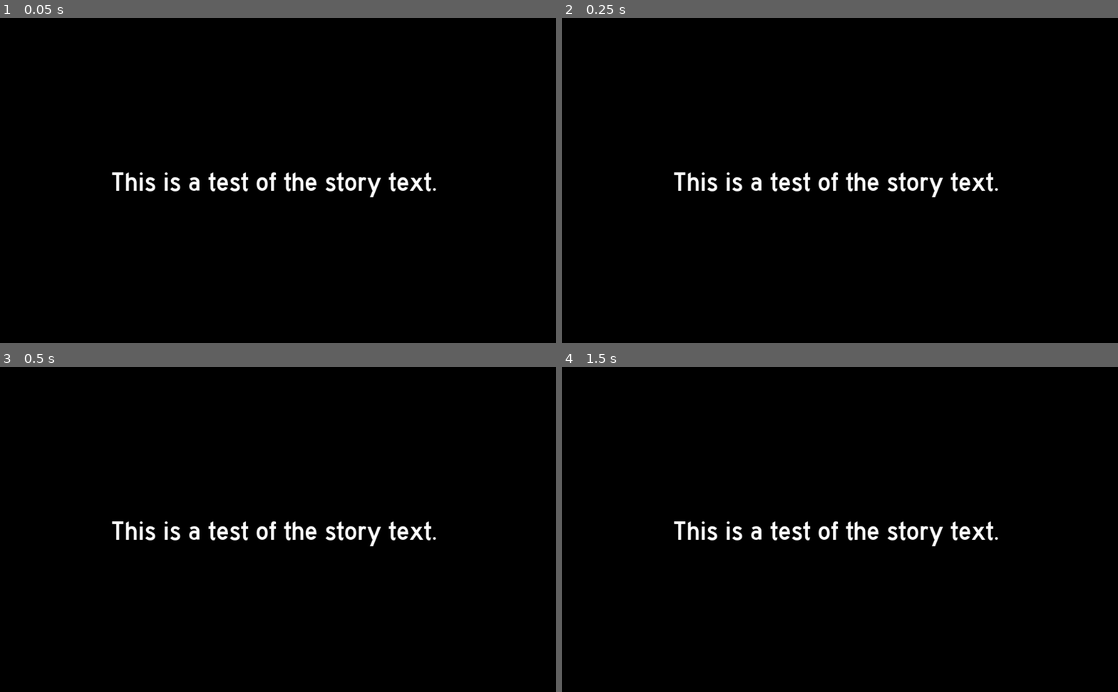
Above: before the commit, frames 1-4 (two rows, left to right).
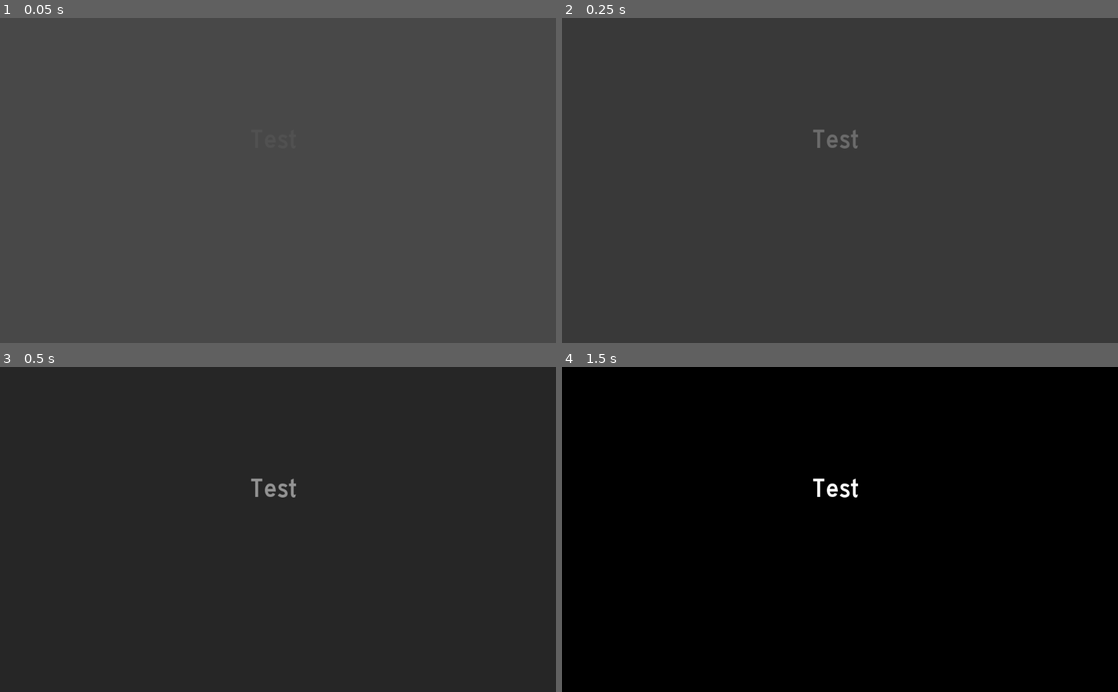
Above: after the commit, the same moments.

Repository: Hairic95/LD-46-project
Game: Godot game, scene res://Scenes/TextScene.tscn
Two runs of this game, one before a commit and one after it. Both use one fixed random seed, a clock stepped at 60 frames per second and the inputs below.
Inputs (mouse positions are in pixels of both pictures, inside the frame that each line leads up to):
- Up to frame 1 (0.05 s): no input
- Up to frame 2 (0.25 s): no input
- Up to frame 3 (0.5 s): no input
- Up to frame 4 (1.5 s): move the mouse to (962, 513) at 0.52 s; click (962, 513) at 0.67 s; tap Enter at 1.25 s; drag from (728, 545) to (812, 594) at 1.27 s

The runs differ from the first frame. In frame 1, 100% of the frame differs, in the area x 0-100%, y 0-100%; in frame 2, 100%; in frame 3, 100%; in frame 4, 1.5%.

Commit message:
Fading Text Scene
Made the visual elements of the text scene have a fading function.

Diff:
--- a/Scenes/TextScene.tscn
+++ b/Scenes/TextScene.tscn
@@ -4,25 +4,25 @@
 [ext_resource path="res://Fonts/HWYGOTH.TTF" type="DynamicFontData" id=2]
 [ext_resource path="res://Scripts/TextBox.gd" type="Script" id=3]
 
-[sub_resource type="DynamicFont" id=2]
+[sub_resource type="DynamicFont" id=1]
 size = 50
 font_data = ExtResource( 2 )
 
 [node name="Node2D" type="Node2D"]
 script = ExtResource( 3 )
 
-[node name="Black" type="Sprite" parent="."]
-position = Vector2( 492.522, 317.962 )
+[node name="Background" type="Sprite" parent="."]
+position = Vector2( 526.833, 257.563 )
 z_index = -1
 texture = ExtResource( 1 )
 
-[node name="TextBox" type="RichTextLabel" parent="."]
+[node name="TextBox" type="RichTextLabel" parent="Background"]
 anchor_bottom = 0.955
-margin_left = 73.5294
-margin_top = 275.413
-margin_right = 936.529
-margin_bottom = 443.413
-custom_fonts/normal_font = SubResource( 2 )
+margin_left = -454.976
+margin_top = -61.593
+margin_right = 408.024
+margin_bottom = 106.407
+custom_fonts/normal_font = SubResource( 1 )
 custom_colors/default_color = Color( 1, 1, 1, 1 )
 bbcode_enabled = true
 bbcode_text = "[center]This is a test of the story text.[/center]"
@@ -30,3 +30,5 @@
 __meta__ = {
 "_edit_use_anchors_": false
 }
+
+[node name="Tween" type="Tween" parent="."]
--- a/Scripts/TextBox.gd
+++ b/Scripts/TextBox.gd
@@ -1,22 +1,18 @@
 extends Node
-
-
-# Declare member variables here. Examples:
-# var a = 2
-# var b = "text"
-
 
 # Called when the node enters the scene tree for the first time.
 func _ready():
+	#These are for testing. Remove once implemented in the game loop.
+	set_story_text("Test")
+	handle_background_visibility(true)
 
-	pass # Replace with function body.
+func handle_background_visibility(backgroundVisible):
+	if(backgroundVisible):
+		$Tween.interpolate_property($Background, "modulate", Color(1, 1, 1, 0), Color(1, 1, 1, 1), 1, Tween.TRANS_LINEAR, Tween.EASE_IN)
+	else:
+		$Tween.interpolate_property($Background, "modulate", Color(1, 1, 1, 1), Color(1, 1, 1, 0), 1)
 
+	$Tween.start()
 
-# Called every frame. 'delta' is the elapsed time since the previous frame.
-func _process(delta):
-
-	pass
-
-func setStoryText(storyText):
-	get_node("TextBox").bbcode_text = "[center]" + storyText + "[/center]"
-	pass
+func set_story_text(storyText):
+	$Background/TextBox.bbcode_text = "[center]" + storyText + "[/center]"
Binary file removed: HWYGOTH.TTF
